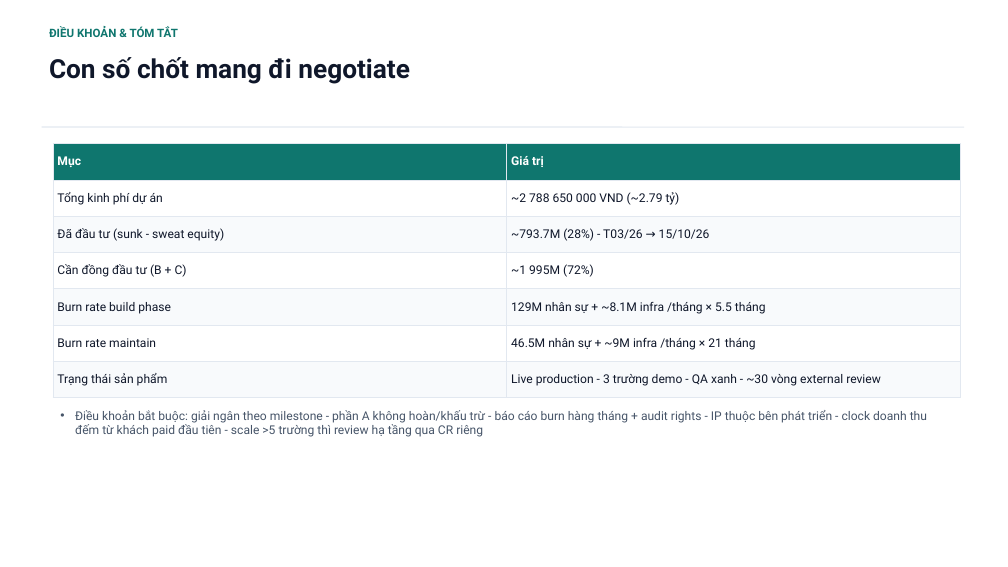
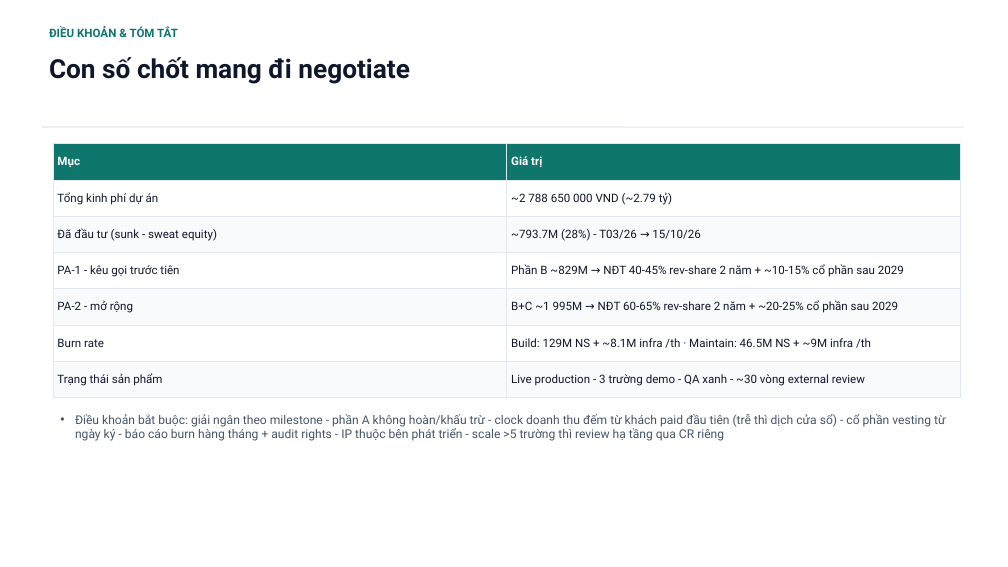
Before and after one commit to saintzzz/so-chu-nhiem-so, a slide deck: slide 9 of docs/handover/PROPOSAL-tong-dau-tu-2ty8.pptx. Drawn at 1008x567 pixels with LibreOffice and Linux fonts; fonts in the diff are those of the drawing. Boxes give left, top, right and bottom in pixels: in the first picture for what was removed or moved away, otherwise in the second. Text is boxed around its words. In the diff, an @@ line names an element or a change of style, - is before the commit and + after.

```diff
--- a/docs/handover/PROPOSAL-tong-dau-tu-2ty8.pptx
+++ b/docs/handover/PROPOSAL-tong-dau-tu-2ty8.pptx
@@ table at [53, 144, 960, 390] @@
-row 4, column 1: Cần đồng đầu tư (B + C)
+row 4, column 1: PA-1 - kêu gọi trước tiên
-row 4, column 2: ~1 995M (72%)
+row 4, column 2: Phần B ~829M → NĐT 40-45% rev-share 2 năm + ~10-15% cổ phần sau 2029
-row 5, column 1: Burn rate build phase
+row 5, column 1: PA-2 - mở rộng
-row 5, column 2: 129M nhân sự + ~8.1M infra /tháng × 5.5 tháng
+row 5, column 2: B+C ~1 995M → NĐT 60-65% rev-share 2 năm + ~20-25% cổ phần sau 2029
-row 6, column 1: Burn rate maintain
+row 6, column 1: Burn rate
-row 6, column 2: 46.5M nhân sự + ~9M infra /tháng × 21 tháng
+row 6, column 2: Build: 129M NS + ~8.1M infra /th · Maintain: 46.5M NS + ~9M infra /th
@@ size 11.5 to 11 pt in "Mục", "Giá trị", "Tổng kinh phí dự án", "~2 788 650 000 VND (~2.79 tỷ)" and 4 more places @@
@@ text at [75, 414, 945, 441]: text changed @@
-• Điều khoản bắt buộc: giải ngân theo milestone - phần A không hoàn/khấu trừ - báo cáo burn hàng tháng + audit rights - IP thuộc bên phát triển - clock doanh thu đếm từ khách paid đầu tiên - scale >5 trường thì review hạ tầng qua CR riêng
+• Điều khoản bắt buộc: giải ngân theo milestone - phần A không hoàn/khấu trừ - clock doanh thu đếm từ khách paid đầu tiên (trễ thì dịch cửa sổ) - cổ phần vesting từ ngày ký - báo cáo burn hàng tháng + audit rights - IP thuộc bên phát triển - scale >5 trường thì review hạ tầng qua CR riêng
```
Also in this commit, not shown: 1 other slide changed, 2 other files.
